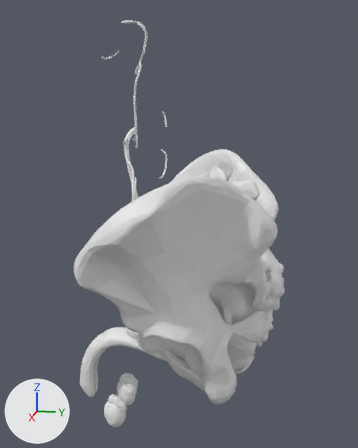
What one commit did to the glTF model public/anatomia/pelvis.glb.
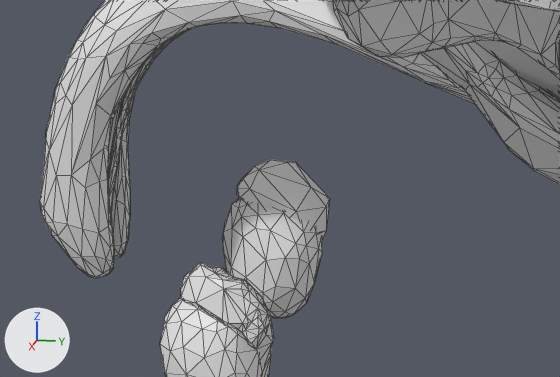
The first picture shows the older version from a 50 mm camera at (3.01, 0.59, 1.27) aimed at (-0.04, -0.02, 0.51). The close-ups show the older and then the newer version on the part from 20% to 52% of the width and 76% to 93% of the height of that picture. Only the edits that show in the close-ups are written down. Arrows for +X, +Y and +Z are at lower left; the lights stay in place. The close-ups show mesh edges as thin lines.

Names of what the first close-up shows: 'coxal__L', 'cuerpos_cavernosos', 'elevador_ano', 'epididimo', 'puborrectal', 'testiculo__L', 'testiculo__R', 'uretra'.
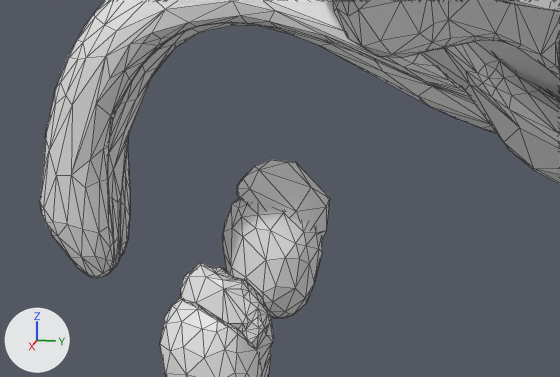
Where the change shows, as pixel boxes [x1, y1, x2, y2] in the close-ups (560 x 377 px):
'cuerpo_esponjoso', added: after [108, 23, 496, 268]
'uretra', unchanged, covered by the edit: before [108, 32, 184, 215]

What the commit changed:
Mesh me_cuerpo_esponjoso is new.
It has 290 vertices, 576 faces and spans x -0.077..0.069, y -0.681..0.093, z -0.794..-0.302.
Object 'cuerpo_esponjoso' (ob_cuerpo_esponjoso) is new; it shows me_cuerpo_esponjoso.
Its location is (0.0, 0.0, 0.0).
